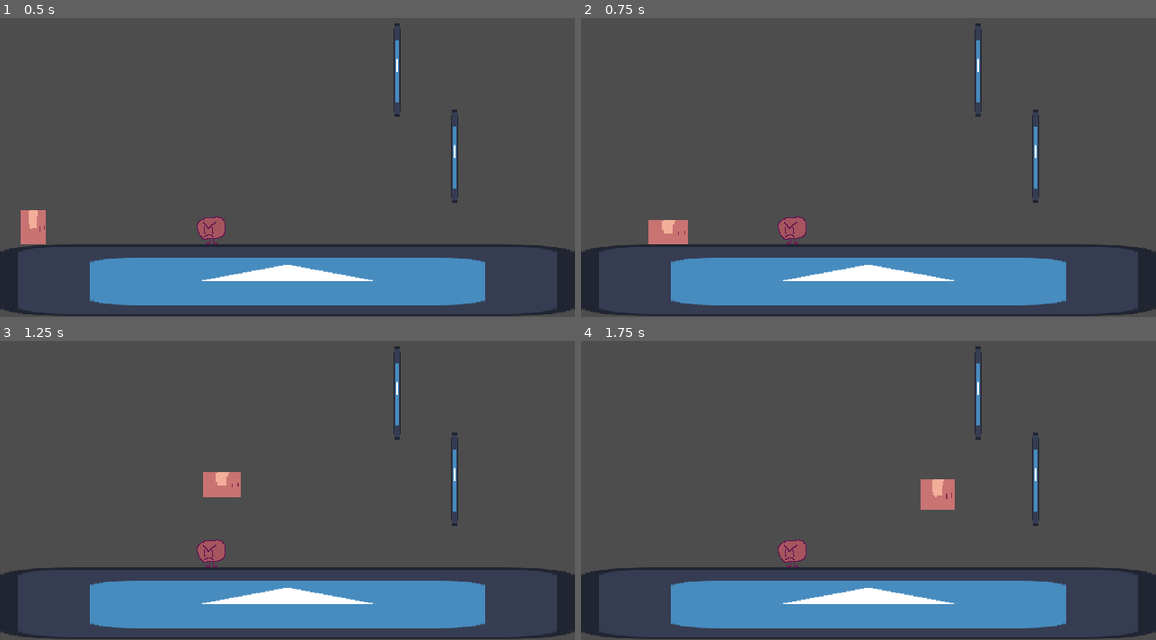
Above: before the commit, frames 1-4 (two rows, left to right).
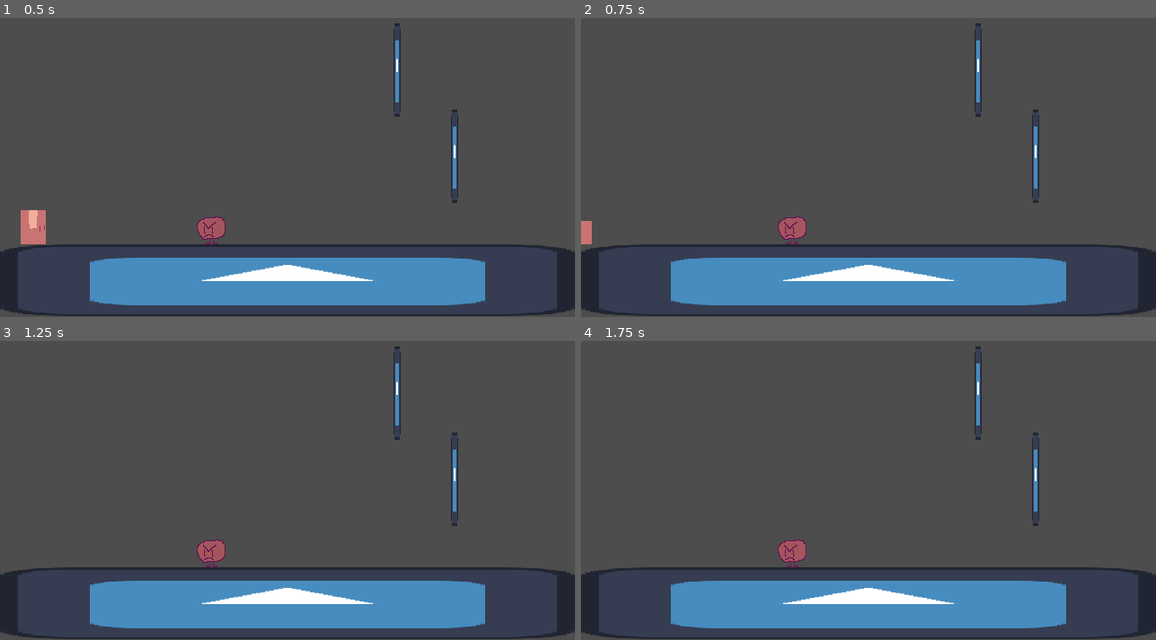
Above: after the commit, the same moments.

Repository: ben360xx/Outta-The-Box-Game-Jam
Game: Godot game, scene res://Scenes/main.tscn
The game is run twice, just before and just after one commit, with the same random seed, the same clock (stepped at 60 frames per second) and the same inputs. The engine's default icon, where the game draws it, is replaced by a stand-in: a white triangle on a blue panel in a dark square.
Inputs (mouse positions are in pixels of both pictures, inside the frame that each line leads up to):
- Up to frame 1 (0.5 s): no input
- Up to frame 2 (0.75 s): tap Enter at 0.5 s; move the mouse to (995, 140) at 0.52 s; hold D (RIGHT) from 0.53 s (still down); click (995, 140) at 0.6 s
- Up to frame 3 (1.25 s): keep holding D (RIGHT); tap Space (WALLJUMP) at 0.77, 0.8, 1.07 s
- Up to frame 4 (1.75 s): keep holding D (RIGHT); move the mouse to (753, 493) at 1.27 s; tap Space (WALLJUMP) at 1.35, 1.52 s; click (753, 493) at 1.55 s

Frame 1 is identical in both runs. In frame 2, 0.7% of the frame differs, in the area x 0-19%, y 67-76%; in frame 3, 0.6%; in frame 4, 0.6%.

Commit message:
Movement sketch implemented properly
Here is my sketch without brokene animations

Diff:
--- a/Scripts/player.gd
+++ b/Scripts/player.gd
@@ -1,8 +1,10 @@
 extends CharacterBody2D
 
-@export var SPEED : float = 300.0
+@export var SPEED : float = 10.0
+@export var KICKBACK : float = 400.0
 @export var JUMP_VELOCITY : float = 400.0
 @export var jump :bool = true
+@export var gun :bool = true
 @export var fallGraV : float = 0.3
 @export var grav : float = 1
 var FinalGrav: float
@@ -35,12 +37,16 @@
 	# Horizontal movement
 	var direction := Input.get_axis("LEFT", "RIGHT")
 	if direction:
-		velocity.x = direction * SPEED
+		print(velocity.x)
+		if velocity.x < 300:
+			velocity.x += direction * SPEED
 	else:
 		velocity.x = move_toward(velocity.x, 0, SPEED)
-
-
+	if Input.is_action_just_pressed("SHOOT") and gun:
+		var mouse_direction = global_position.direction_to(get_local_mouse_position())
+		velocity = -mouse_direction * KICKBACK
 	move_and_slide()
 
 	if is_on_wall() and Input.is_action_just_pressed("WALLJUMP") and jump:
-		velocity.y = -JUMP_VELOCITY
+		velocity.x += -direction * 500
+		velocity.y = -600
